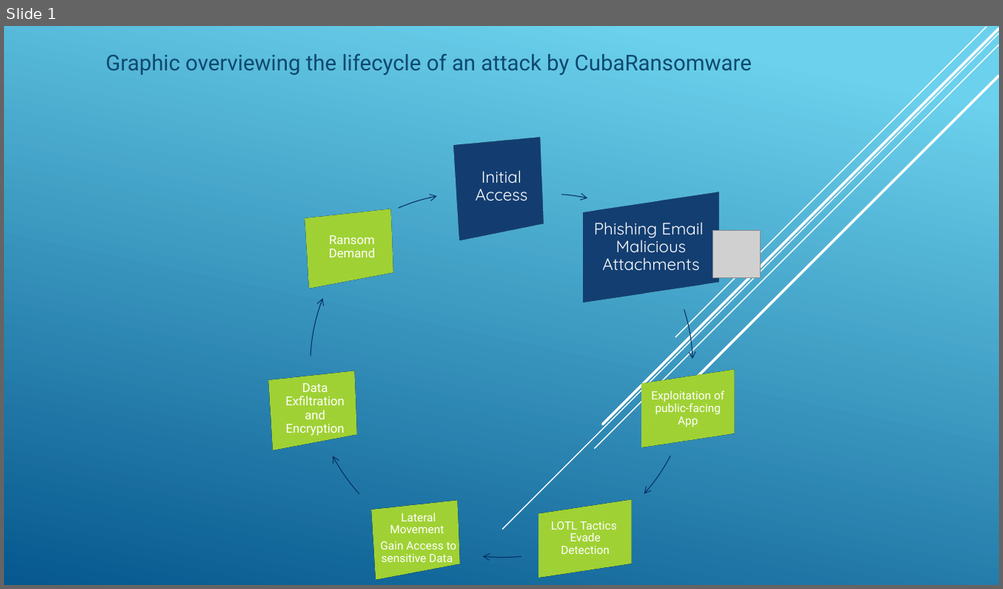
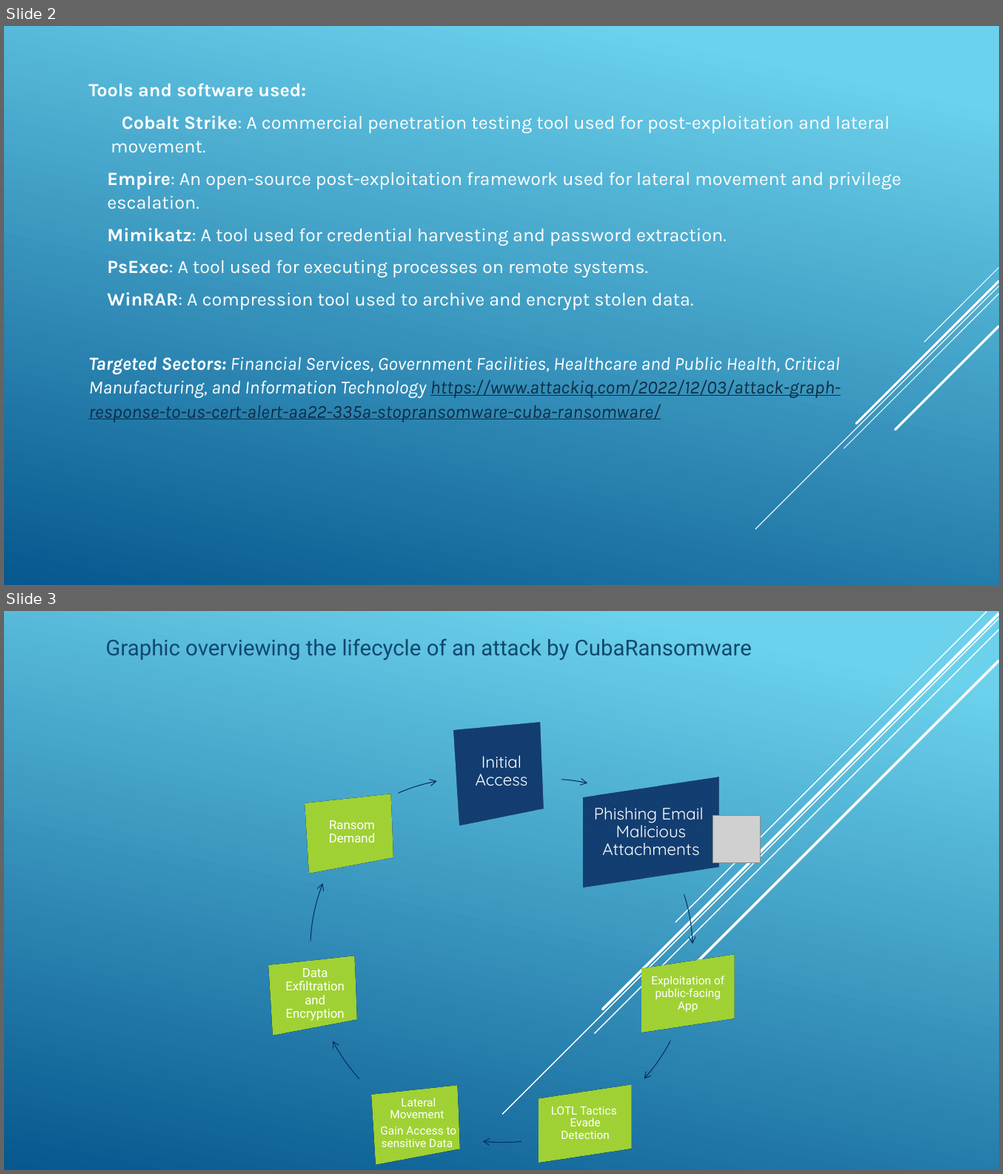
Before and after one commit to Abhiyan-smk/eportfolio, a slide deck: week7.pptx. Shown one above the other, each under a label of ours: slide 1 before the commit, slides 2 and 3 after it. The pictures are 1003x589 and 1003x1174 pixels, drawn with LibreOffice and Linux fonts; fonts in the diff are those of the drawing; grey boxes stand for pictures. Boxes give left, top, right and bottom in pixels: in the first picture for what was removed or moved away, otherwise in the second. Text is boxed around its words. In the diff, an @@ line names an element or a change of style, - is before the commit and + after.

```diff
--- a/week7.pptx
+++ b/week7.pptx
@@ slide 2 added at bbox=[4, 26, 999, 585], background gradient #6ED2EB to #06588E @@
@@ text added at bbox=[88, 83, 901, 423], 18 pt, text #FFFFFF @@
+Tools and software used:
+Cobalt Strike: A commercial penetration testing tool used for post-exploitation and lateral movement.
+Empire: An open-source post-exploitation framework used for lateral movement and privilege escalation.
+Mimikatz: A tool used for credential harvesting and password extraction.
+PsExec: A tool used for executing processes on remote systems.
+WinRAR: A compression tool used to archive and encrypt stolen data.
+Targeted Sectors: Financial Services, Government Facilities, Healthcare and Public Health, Critical Manufacturing, and Information Technology https://www.attackiq.com/2022/12/03/attack-graph-response-to-us-cert-alert-aa22-335a-stopransomware-cuba-ransomware/
@@ group added at bbox=[755, 268, 999, 530]: 5 lines @@
@@ what was slide 1 is now slide 3 @@
```
Also in this commit, not shown: 2 other slides added.
